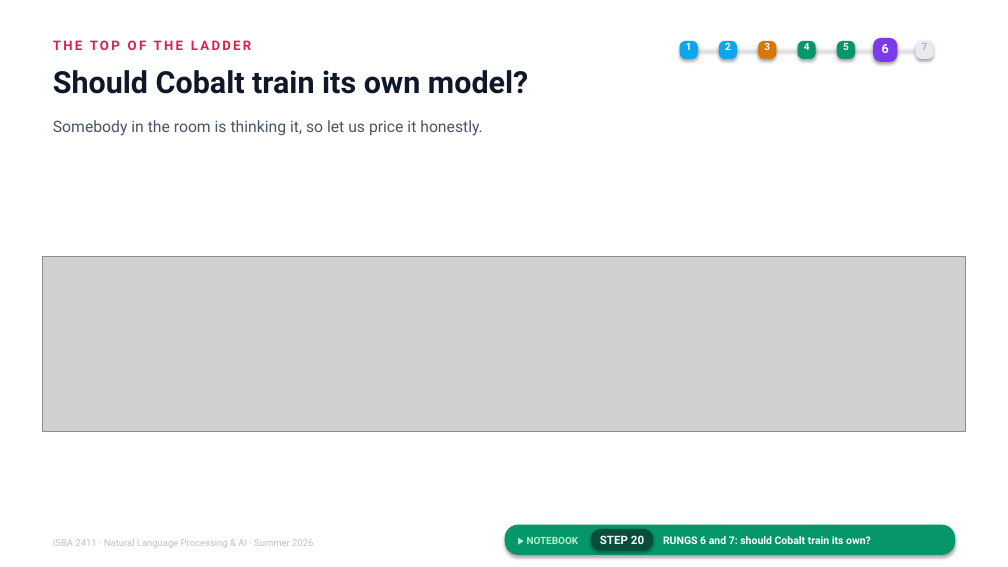
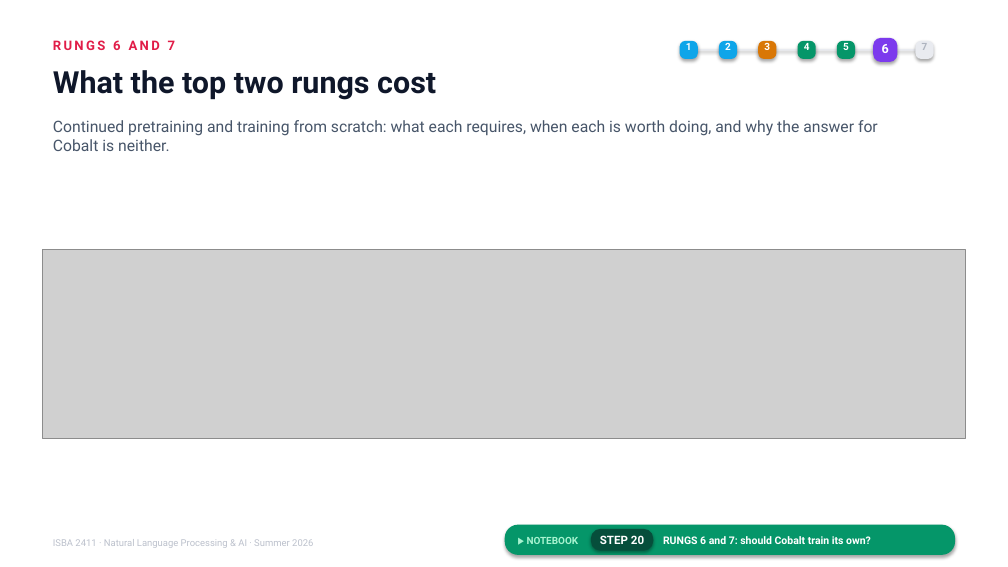
Before and after one commit to JulesMalin/isba2411-nlp, a slide deck: slide 19 of Week 7/L14_Making_It_Yours.pptx. Drawn at 1008x567 pixels with LibreOffice and Linux fonts; fonts in the diff are those of the drawing; grey boxes stand for pictures. Boxes give left, top, right and bottom in pixels: in the first picture for what was removed or moved away, otherwise in the second. Text is boxed around its words. In the diff, an @@ line names an element or a change of style, - is before the commit and + after.

```diff
--- a/Week 7/L14_Making_It_Yours.pptx
+++ b/Week 7/L14_Making_It_Yours.pptx
@@ text at <box>53,40,176,50</box>: text changed @@
-THE TOP OF THE LADDER
+RUNGS 6 AND 7
@@ text at <box>53,70,436,100</box>: text changed @@
-Should Cobalt train its own model?
+What the top two rungs cost
@@ text at <box>53,120,878,151</box>: text changed @@
-Somebody in the room is thinking it, so let us price it honestly.
+Continued pretraining and training from scratch: what each requires, when each is worth doing, and why the answer for Cobalt is neither.
@@ picture: place and size @@
-picture at <box>43,256,966,431</box>
+picture at <box>43,250,966,439</box>
```
Also in this commit, not shown: 20 other slides changed.
